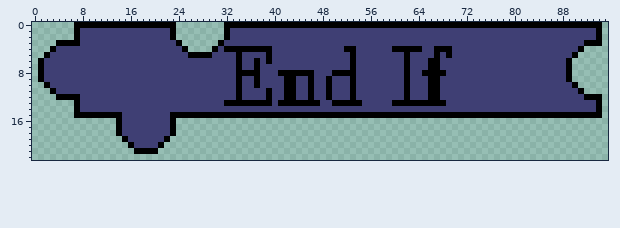
Pixel-art file: enIfBlock.aseprite. Above is the file before it was changed.
96x32 pixels, 1 frame. Shown: x 0..95, y 0..22.
After:
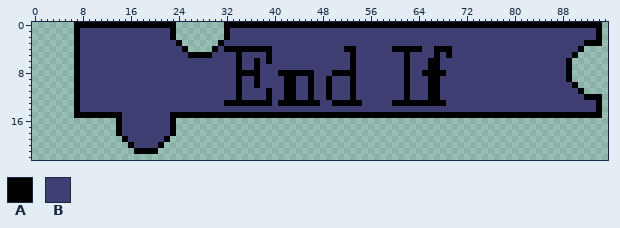
Palette (. is transparent): A #000000  B #3f3f74
Message: Exported more and adjust blocks
Diff:
The edit turns colour B into colour A in rows 4 to 11 at x 7.
The edit erases colour A in row 3 at x 4 to 6; in row 4 at x 3; in row 5 at x 2; in rows 6 to 9 at x 1; in row 10 at x 2; in row 11 at x 3.
The edit erases colour A in row 12 at x 4 to 6.
The edit erases colour B in row 4 at x 4 to 6; in row 5 at x 3 to 6; in rows 6 to 9 at x 2 to 6; in row 10 at x 3 to 6; in row 11 at x 4 to 6.
